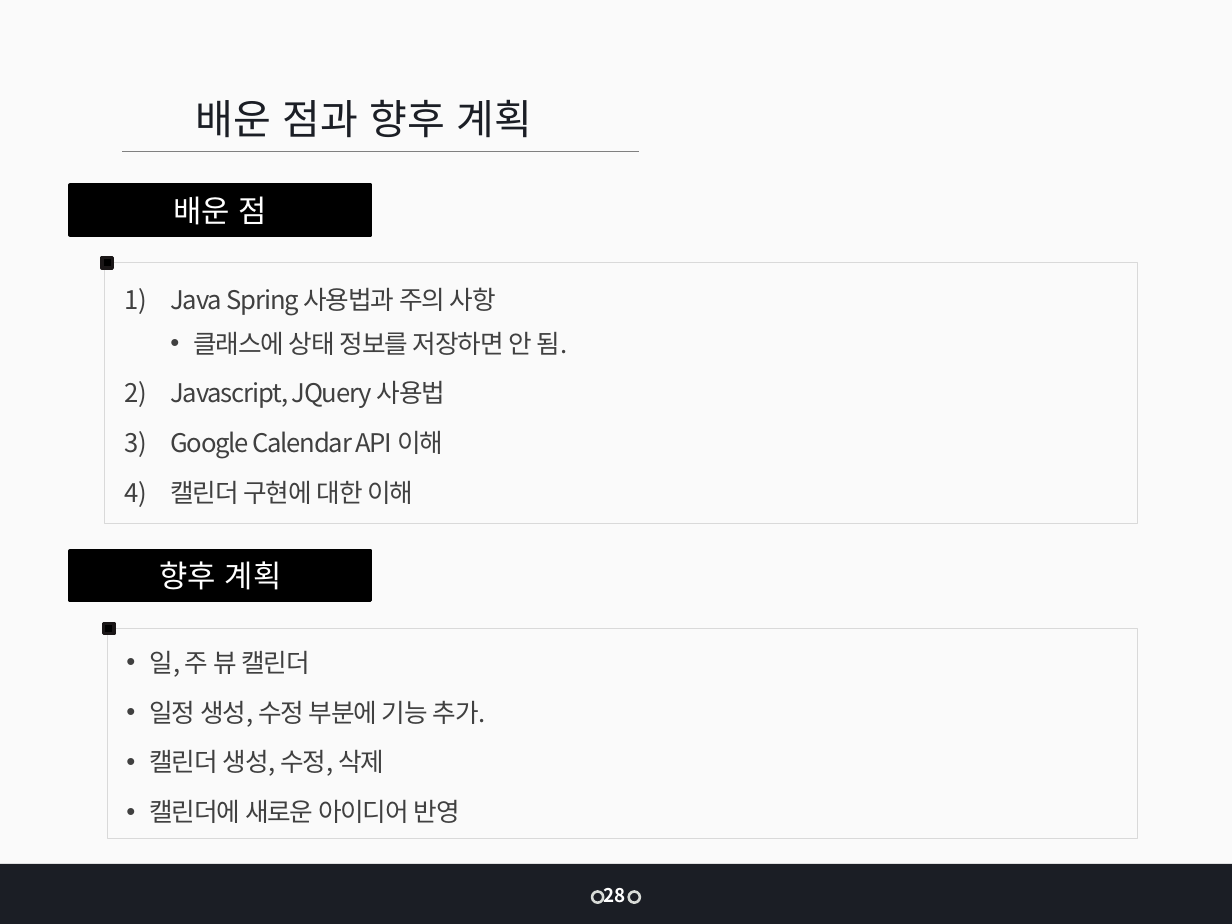
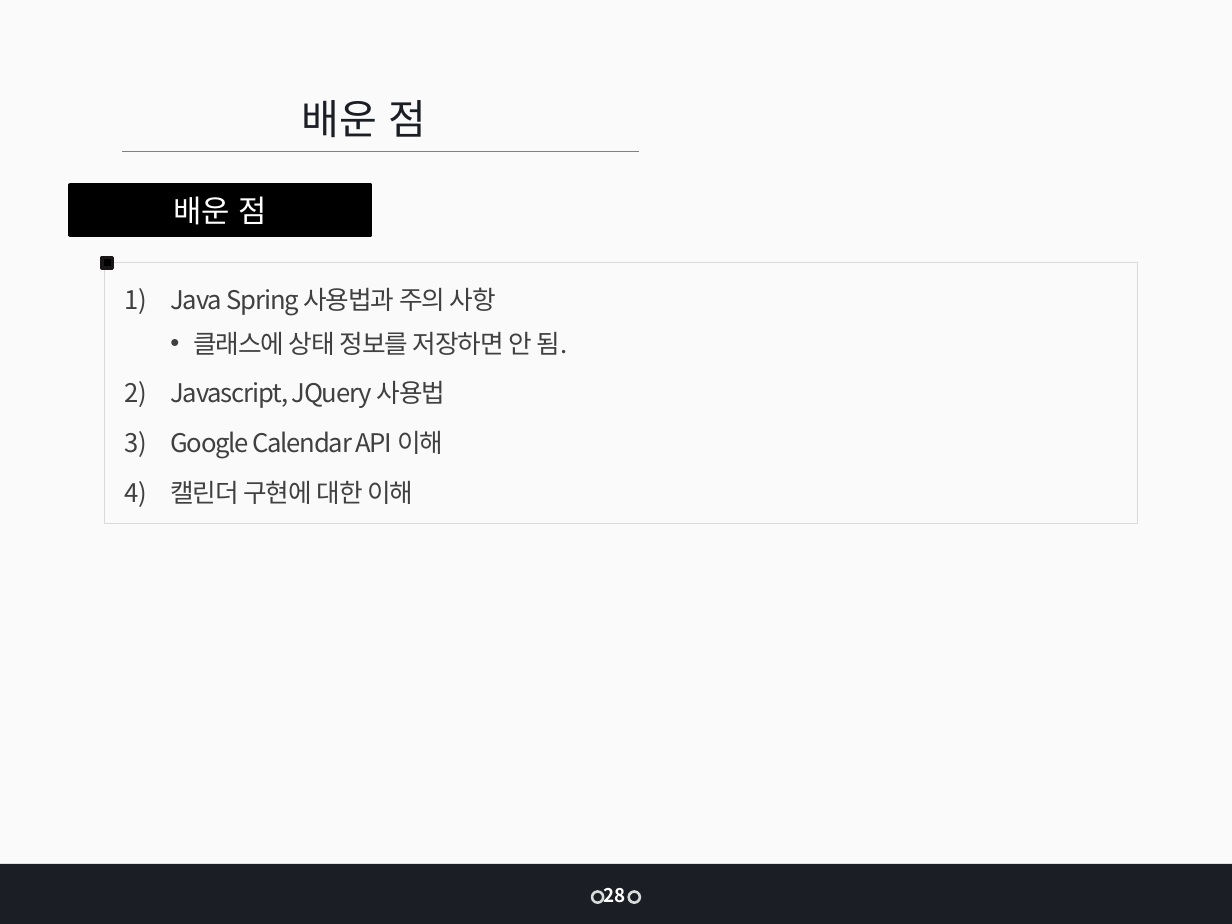
Before and after one commit to jangys/calendarProjectDocument, a slide deck: slide 29 of 인턴 중간 발표 1차_장연수.pptx (slide 28 before the commit). Drawn at 1232x924 pixels with LibreOffice and Linux fonts; fonts in the diff are those of the drawing. Boxes give left, top, right and bottom in pixels: in the first picture for what was removed or moved away, otherwise in the second. Text is boxed around its words. In the diff, an @@ line names an element or a change of style, - is before the commit and + after.

```diff
--- a/인턴 중간 발표 1차_장연수.pptx
+++ b/인턴 중간 발표 1차_장연수.pptx
@@ text at bbox=[301, 100, 426, 138]: text changed @@
-배운 점과 향후 계획
+배운 점
@@ rectangle removed at bbox=[70, 551, 371, 600] @@
-향후 계획
@@ rectangle removed at bbox=[103, 623, 115, 633] @@
@@ rectangle removed at bbox=[107, 628, 1138, 839] @@
-• 일, 주 뷰 캘린더
-• 일정 생성, 수정 부분에 기능 추가.
-• 캘린더 생성, 수정, 삭제
-• 캘린더에 새로운 아이디어 반영
```
Also in this commit, not shown: 2 other slides changed, 1 slide added, 6 other files.
